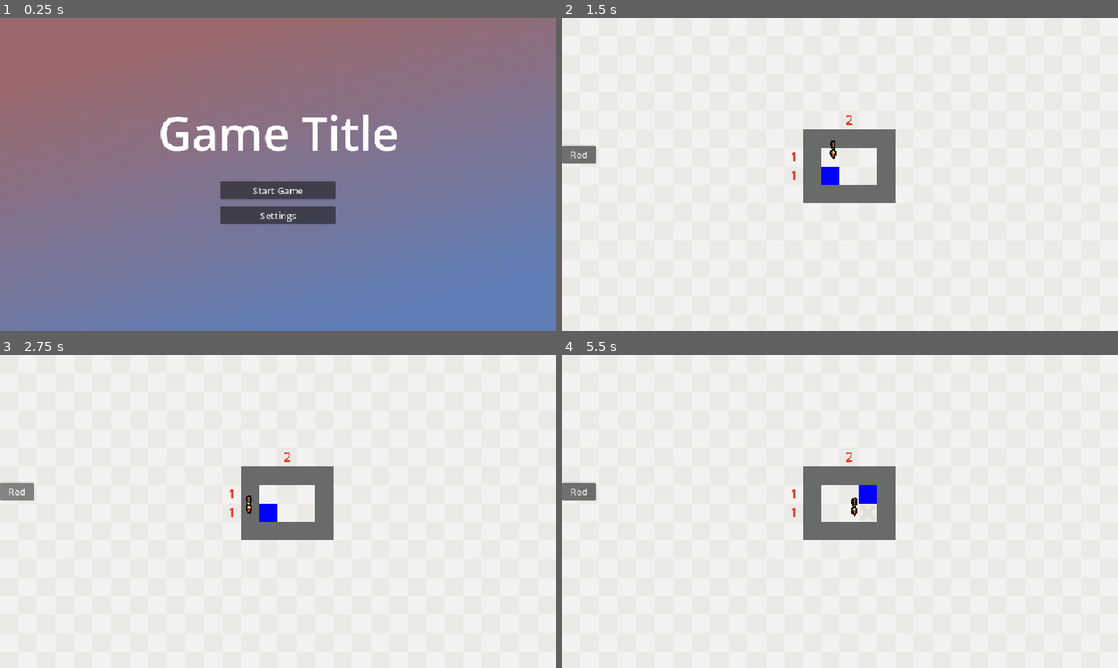
Above: before the commit, frames 1-4 (two rows, left to right).
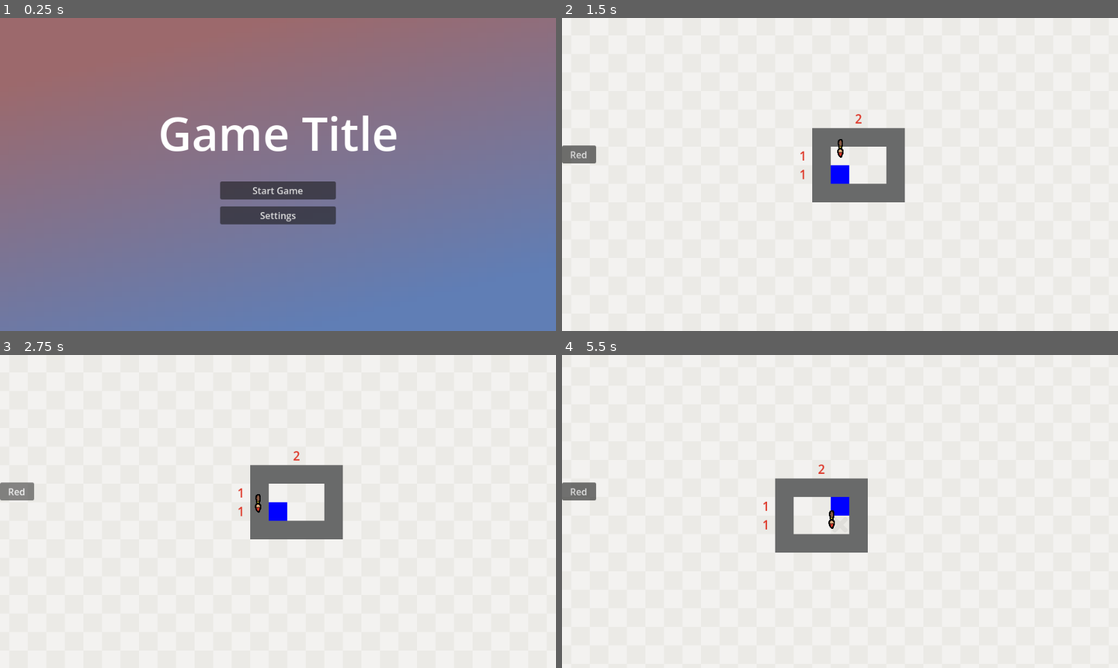
Above: after the commit, the same moments.

Repository: btoosey/Godot-Wild-Jam-99
Game: Godot game, scene res://scenes/main/main.tscn
The game is run twice, just before and just after one commit, with the same random seed, the same clock (stepped at 60 frames per second) and the same inputs.
Inputs (mouse positions are in pixels of both pictures, inside the frame that each line leads up to):
- Up to frame 1 (0.25 s): no input
- Up to frame 2 (1.5 s): click "Start Game" at 0.5 s; click "Level 1" at 1.25 s
- Up to frame 3 (2.75 s): click "Red" at 2 s
- Up to frame 4 (5.5 s): tap Enter at 2.75 s; move the mouse to (962, 495) at 2.77 s; hold D (player_right) 2.78-3.53 s; hold Right mouse button (erase) 2.78-3.53 s; move the mouse to (728, 527) at 3.52 s; hold S (player_down) 3.53-4.28 s; click (728, 527) at 3.6 s; move the mouse to (895, 442) at 4.27 s; hold D (player_right) 4.28-5.03 s; hold Space (toggle_combine) 4.28-5.03 s; move the mouse to (812, 574) at 5.02 s; hold W (player_up) from 5.03 s (still down); tap Q (undo) at 5.1 s

The runs differ from the first frame. In frame 1, 0.7% of the frame differs, in the area x 28-72%, y 30-66%; in frame 2, 1.7%; in frame 3, 1.7%; in frame 4, 4.6%, in the area x 0-60%, y 31-64%.

Commit message:
ADD: player camera

Diff:
--- a/project.godot
+++ b/project.godot
@@ -29,8 +29,8 @@
 
 window/size/viewport_width=960
 window/size/viewport_height=540
-window/stretch/mode="canvas_items"
-window/stretch/aspect="expand"
+window/stretch/mode="viewport"
+window/stretch/scale_mode="integer"
 
 [file_customization]
 
--- a/scenes/player/player.tscn
+++ b/scenes/player/player.tscn
@@ -2,6 +2,7 @@
 
 [ext_resource type="Script" uid="uid://ciaxnkmwk6gys" path="res://scripts/components/player/grid_mover.gd" id="1_8afob"]
 [ext_resource type="Script" uid="uid://cd7xcpyhx806m" path="res://scenes/player/player.gd" id="1_dovo2"]
+[ext_resource type="Script" uid="uid://d4ih73a18ph8q" path="res://scenes/player/player_camera.gd" id="3_gmlin"]
 
 [sub_resource type="Gradient" id="Gradient_x7p2l"]
 colors = PackedColorArray(0, 0, 1, 1, 0, 0, 1, 1)
@@ -32,3 +33,9 @@
 player = NodePath("..")
 
 [node name="MovementMarker" type="Marker2D" parent="GridMover" unique_id=1282810239]
+
+[node name="PlayerCamera" type="Camera2D" parent="." unique_id=838618906 node_paths=PackedStringArray("target")]
+position_smoothing_enabled = true
+position_smoothing_speed = 4.0
+script = ExtResource("3_gmlin")
+target = NodePath("..")
--- /dev/null
+++ b/scenes/player/player_camera.gd
@@ -0,0 +1,11 @@
+extends Camera2D
+
+@export var target: CharacterBody2D
+
+
+func _process(_delta: float) -> void:
+	_update_camera_position()
+
+
+func _update_camera_position() -> void:
+	global_position = target.global_position
Not shown, added: scenes/player/player_camera.gd.uid
